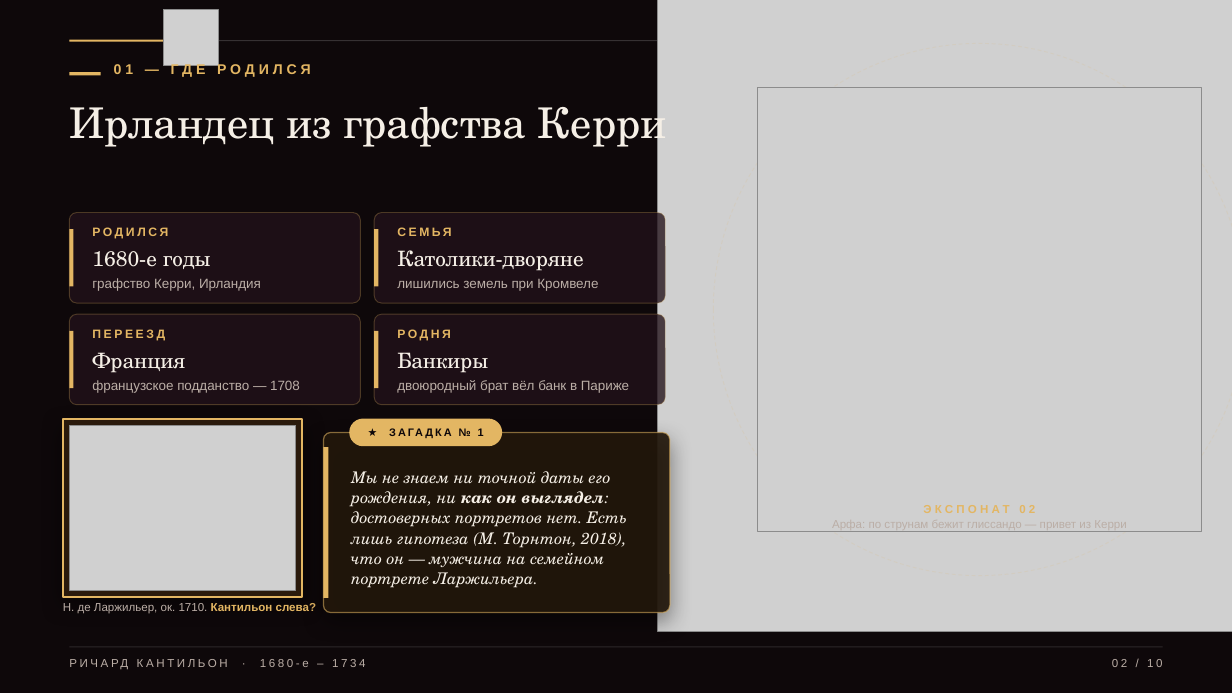
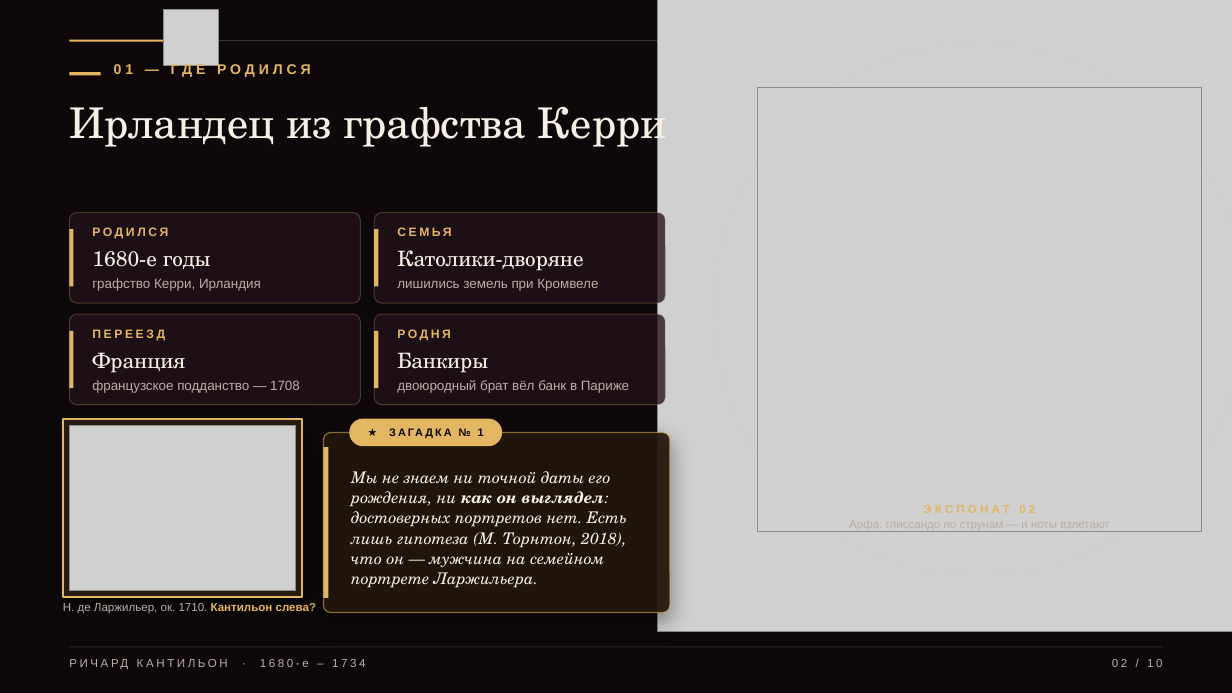
Before and after one commit to overbaffe1/omgGame, a slide deck: slide 2 of exports/cantillon-3d-presentation.pptx. Drawn at 1232x693 pixels with LibreOffice and Linux fonts; fonts in the diff are those of the drawing; grey boxes stand for pictures; background and template pictures are left out. Boxes give left, top, right and bottom in pixels: in the first picture for what was removed or moved away, otherwise in the second. Text is boxed around its words. In the diff, an @@ line names an element or a change of style, - is before the commit and + after.

```diff
--- a/exports/cantillon-3d-presentation.pptx
+++ b/exports/cantillon-3d-presentation.pptx
@@ text at (849, 518, 1109, 531): text changed @@
-Арфа: по струнам бежит глиссандо — привет из Керри
+Арфа: глиссандо по струнам — и ноты взлетают
```
Also in this commit, not shown: 3 other slides changed, 16 other files.
